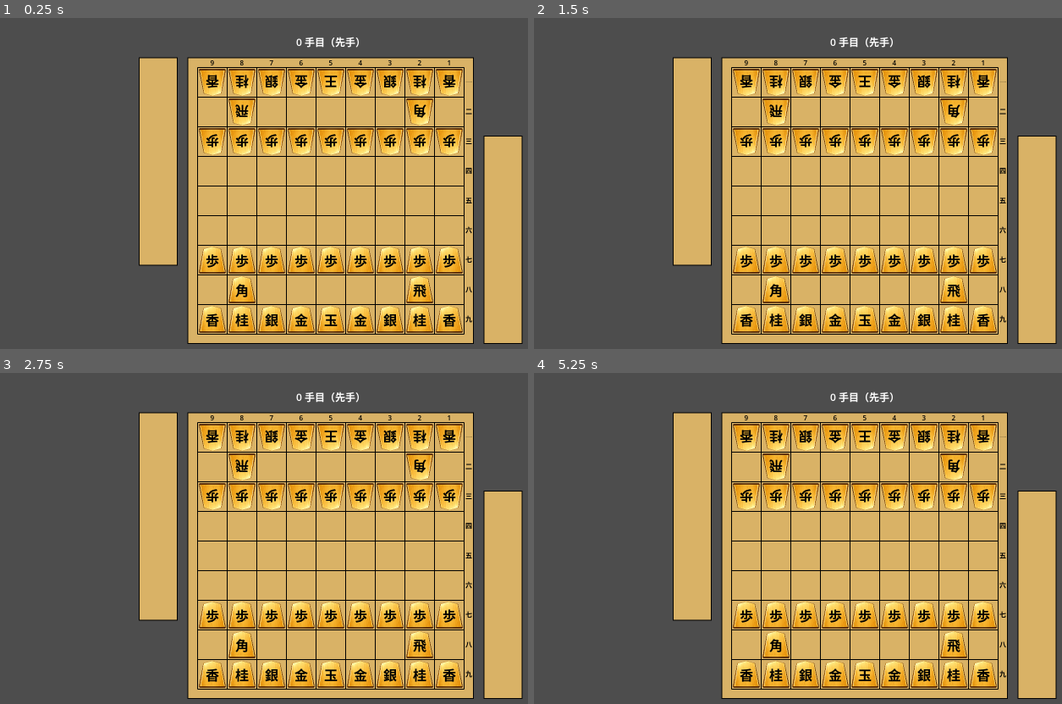
Above: before the commit, frames 1-4 (two rows, left to right).
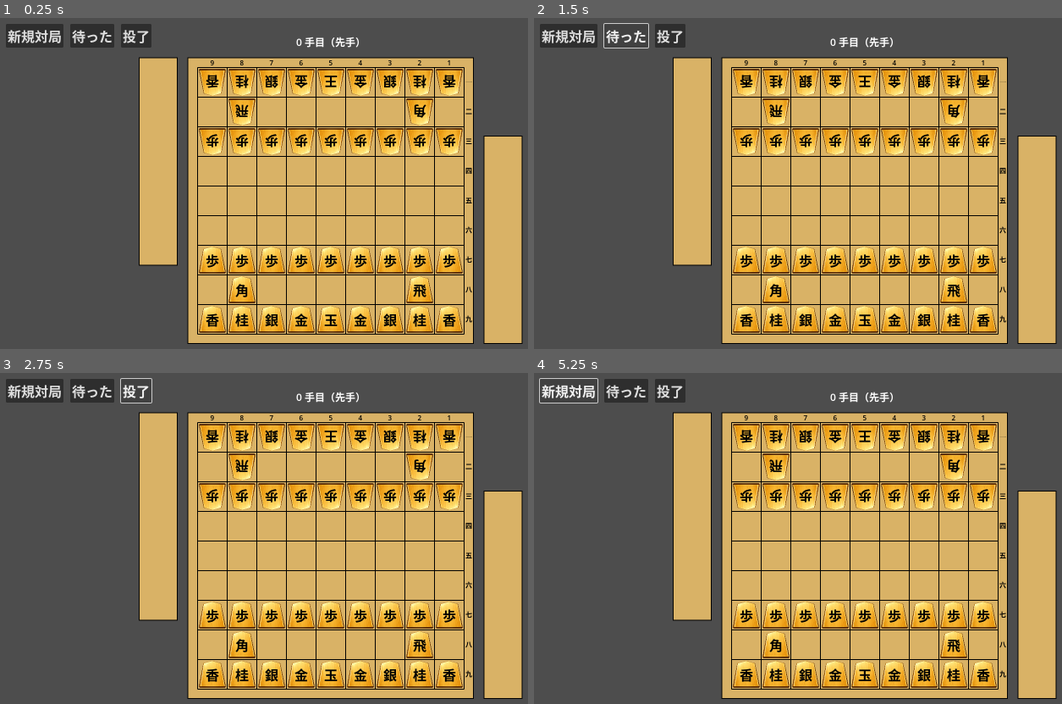
Above: after the commit, the same moments.

Repository: oruponu/project_ryoran
Game: Godot game, scene res://main.tscn
Two runs of this game, one before a commit and one after it. Both use one fixed random seed, a clock stepped at 60 frames per second and the inputs below.
Inputs (mouse positions are in pixels of both pictures, inside the frame that each line leads up to):
- Up to frame 1 (0.25 s): no input
- Up to frame 2 (1.5 s): click (570, 34) at 0.5 s, where only the run after the commit has a clickable "新規対局"; click (623, 34) at 1.25 s, where only the run after the commit has a clickable "待った"
- Up to frame 3 (2.75 s): click (137, 389) at 2 s, where only the run after the commit has a clickable "投了"
- Up to frame 4 (5.25 s): click (570, 389) at 2.75 s, where only the run after the commit has a clickable "新規対局"; click (623, 389) at 3.5 s, where only the run after the commit has a clickable "待った"; click (671, 389) at 4.25 s, where only the run after the commit has a clickable "投了"; click (570, 389) at 5 s, where only the run after the commit has a clickable "新規対局"

The runs differ from the first frame. In frame 1, 1.7% of the frame differs, in the area x 1-29%, y 1-9%; in frame 2, 1.3%; in frame 3, 1.4%; in frame 4, 1.3%.

Commit message:
対戦に関するボタンを追加

Diff:
--- a/main.tscn
+++ b/main.tscn
@@ -26,6 +26,28 @@
 [node name="EnemyPieceStand" parent="." instance=ExtResource("4_1bvp3")]
 position = Vector2(347.5, 112.5)
 is_enemy = true
+
+[node name="HBoxContainer" type="HBoxContainer" parent="."]
+offset_left = 32.0
+offset_top = 32.0
+offset_right = 359.0
+offset_bottom = 85.0
+theme_override_constants/separation = 16
+
+[node name="NewGameButton" type="Button" parent="HBoxContainer"]
+layout_mode = 2
+theme_override_font_sizes/font_size = 32
+text = "新規対局"
+
+[node name="UndoButton" type="Button" parent="HBoxContainer"]
+layout_mode = 2
+theme_override_font_sizes/font_size = 32
+text = "待った"
+
+[node name="ResignButton" type="Button" parent="HBoxContainer"]
+layout_mode = 2
+theme_override_font_sizes/font_size = 32
+text = "投了"
 
 [node name="CanvasLayer" type="CanvasLayer" parent="."]
 
